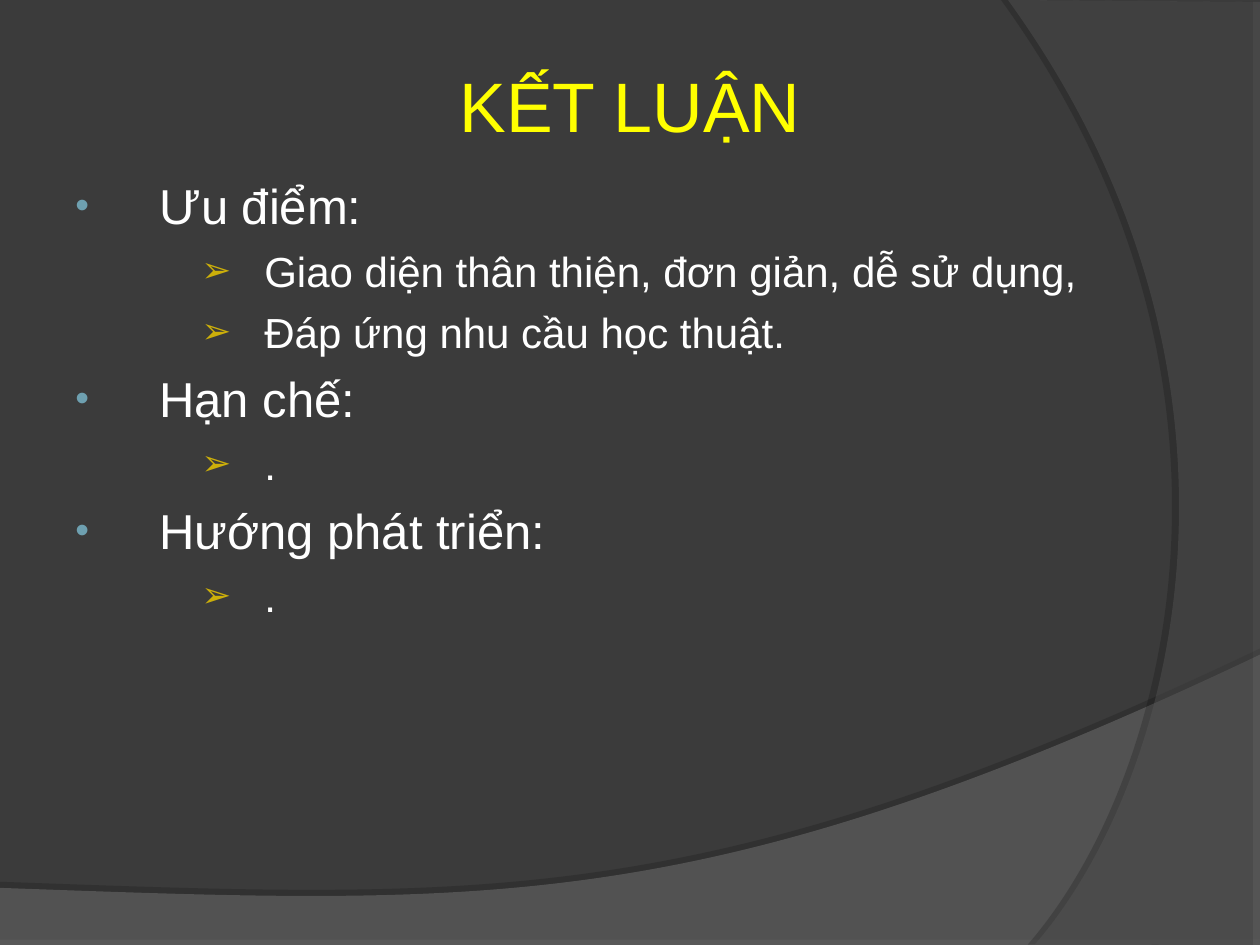
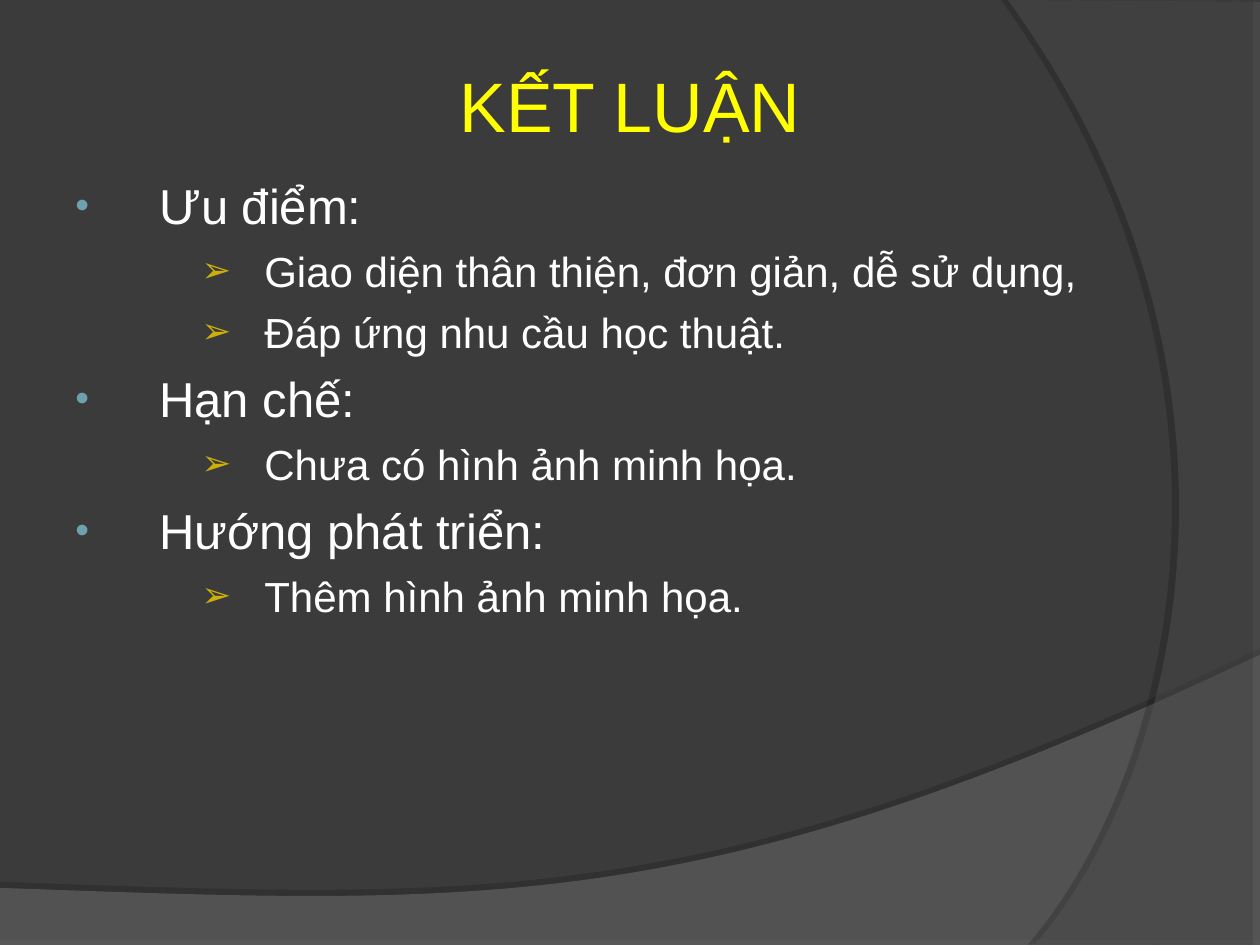
Before and after one commit to trungvdhp/duongtinhduyen, a slide deck: slide 18 of BaoCao/HCG_Duong_Tinh_Duyen_Report.ppt. Drawn at 1260x945 pixels with LibreOffice and Linux fonts; fonts in the diff are those of the drawing. Boxes give left, top, right and bottom in pixels: in the first picture for what was removed or moved away, otherwise in the second. Text is boxed around its words. In the diff, an @@ line names an element or a change of style, - is before the commit and + after.

```diff
--- a/BaoCao/HCG_Duong_Tinh_Duyen_Report.ppt
+++ b/BaoCao/HCG_Duong_Tinh_Duyen_Report.ppt
@@ text at (264,448,797,487): text changed @@
-    ➢ .
+    ➢ Chưa có hình ảnh minh họa.
@@ text at (264,580,743,619): text changed @@
-    ➢ .
+    ➢ Thêm hình ảnh minh họa.
```
Also in this commit, not shown: 1 other slide changed, 3 slides added, 3 slides removed, 26 other files.
